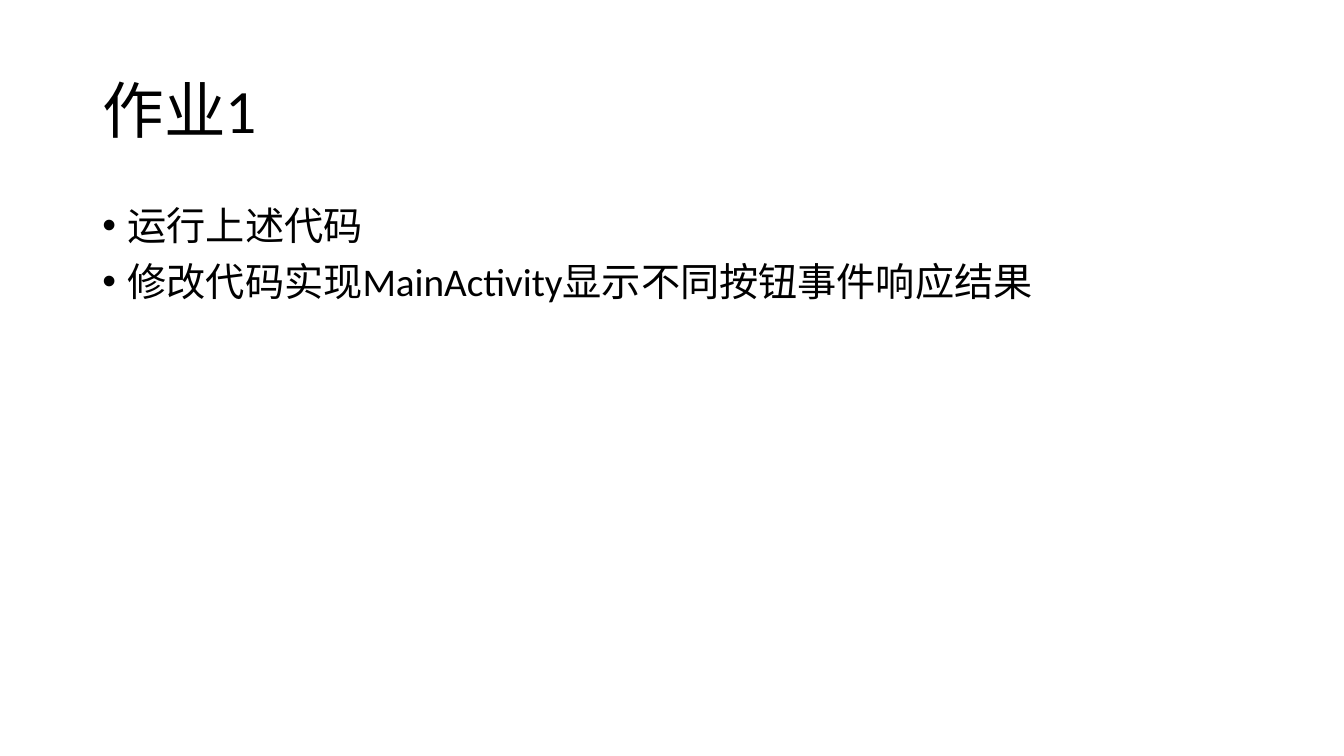
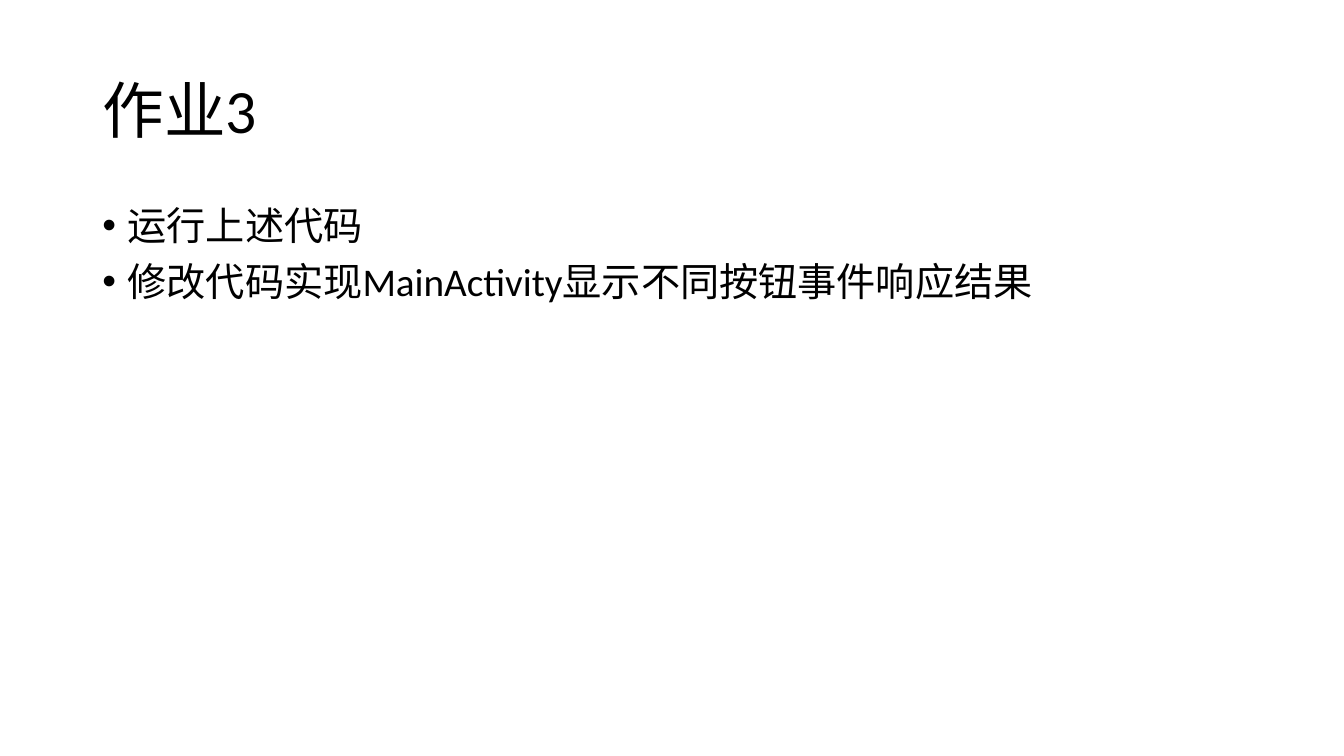
Before and after one commit to tanglw2020/android-class, a slide deck: slide 22 of android views 2.pptx. Drawn at 1344x756 pixels with LibreOffice and Linux fonts; fonts in the diff are those of the drawing. Boxes give left, top, right and bottom in pixels: in the first picture for what was removed or moved away, otherwise in the second. Text is boxed around its words. In the diff, an @@ line names an element or a change of style, - is before the commit and + after.

```diff
--- a/android views 2.pptx
+++ b/android views 2.pptx
@@ title at bbox=[102, 81, 256, 138]: text changed @@
-作业1
+作业3
```
Also in this commit, not shown: 6 other files.
